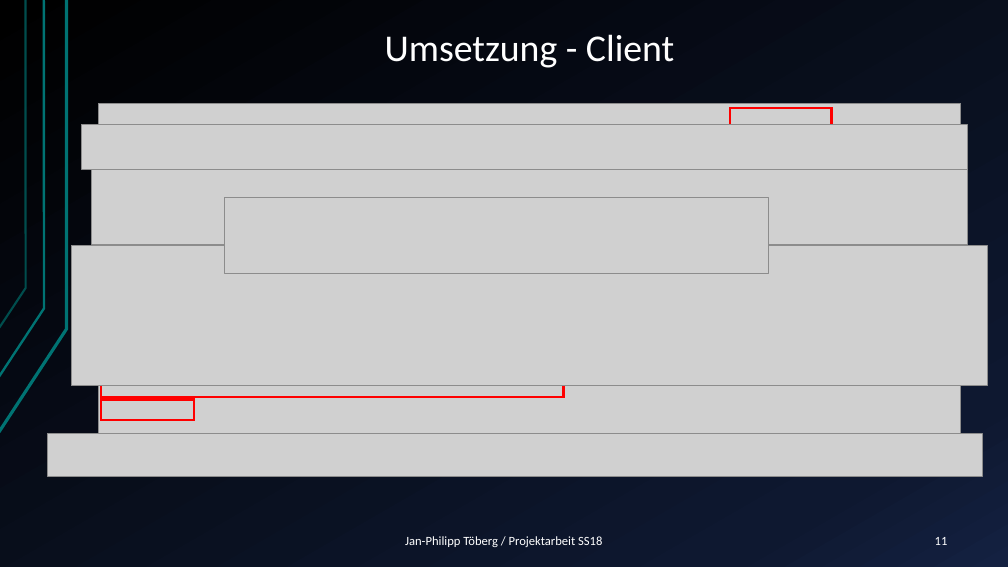
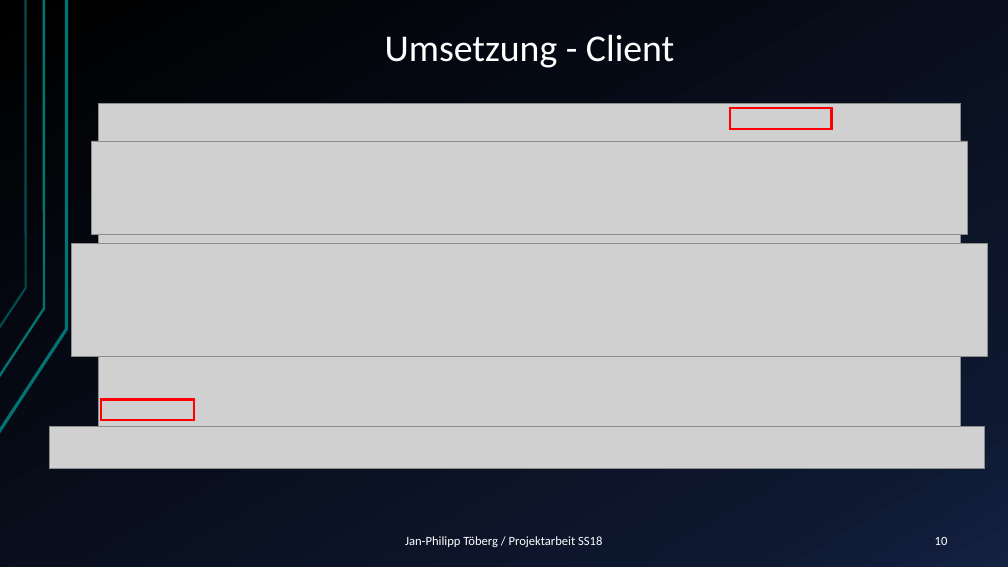
Before and after one commit to Janfiderheld/Drahtloses-Tuerschild-PA, a slide deck: slide 10 of Dokumentation/Kolloquium Janfi.pptx (slide 11 before the commit). Drawn at 1008x567 pixels with LibreOffice and Linux fonts; fonts in the diff are those of the drawing; grey boxes stand for pictures. Boxes give left, top, right and bottom in pixels: in the first picture for what was removed or moved away, otherwise in the second. Text is boxed around its words. In the diff, an @@ line names an element or a change of style, - is before the commit and + after.

```diff
--- a/Dokumentation/Kolloquium Janfi.pptx
+++ b/Dokumentation/Kolloquium Janfi.pptx
@@ picture removed at box(82, 124, 966, 169) @@
@@ picture: place and size @@
-picture at box(91, 150, 966, 244)
+picture at box(91, 141, 966, 234)
@@ picture removed at box(224, 198, 768, 274) @@
@@ picture: place and size @@
-picture at box(71, 246, 988, 386)
+picture at box(71, 243, 988, 356)
@@ rectangle removed at box(101, 246, 957, 339) @@
@@ rectangle removed at box(101, 346, 563, 397) @@
@@ picture: place and size @@
-picture at box(47, 434, 982, 476)
+picture at box(50, 426, 985, 469)
@@ page number at box(935, 537, 948, 545): text changed @@
-11
+10
```
Also in this commit, not shown: 10 other slides changed, 1 slide removed, 1 other file.
